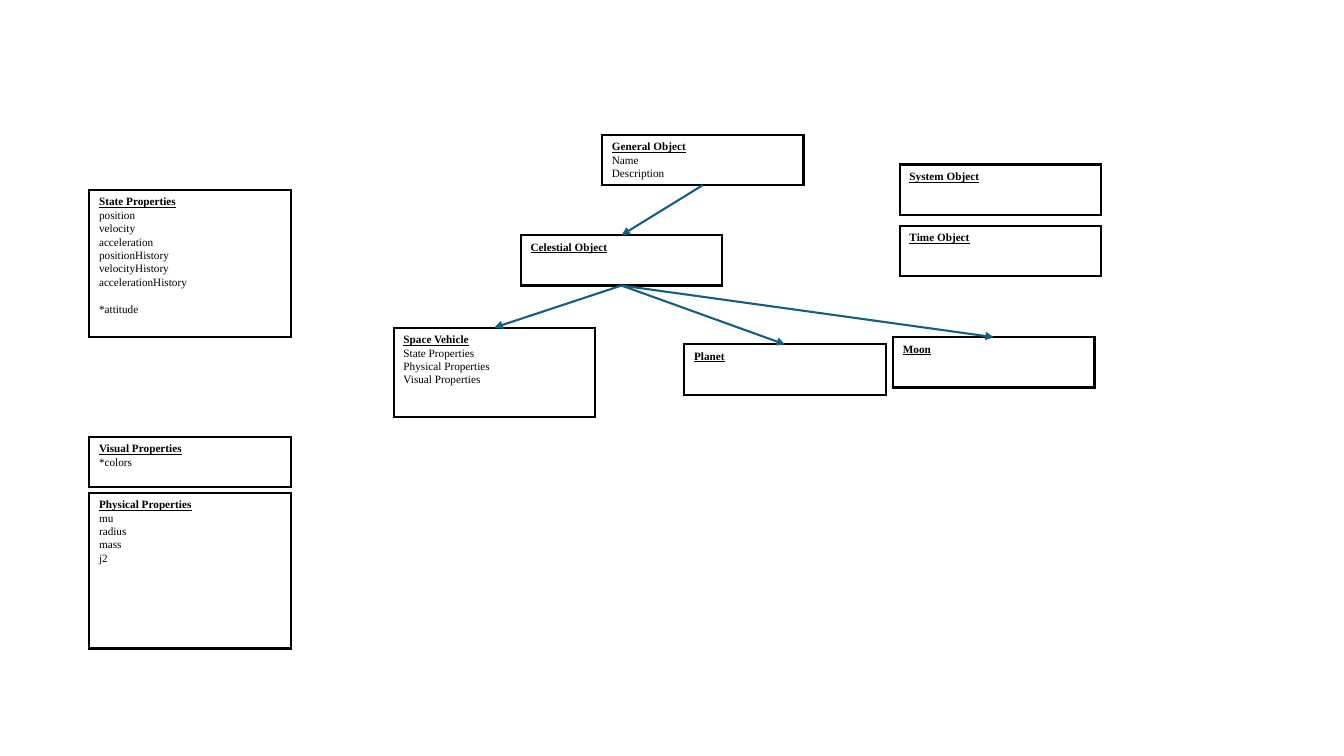
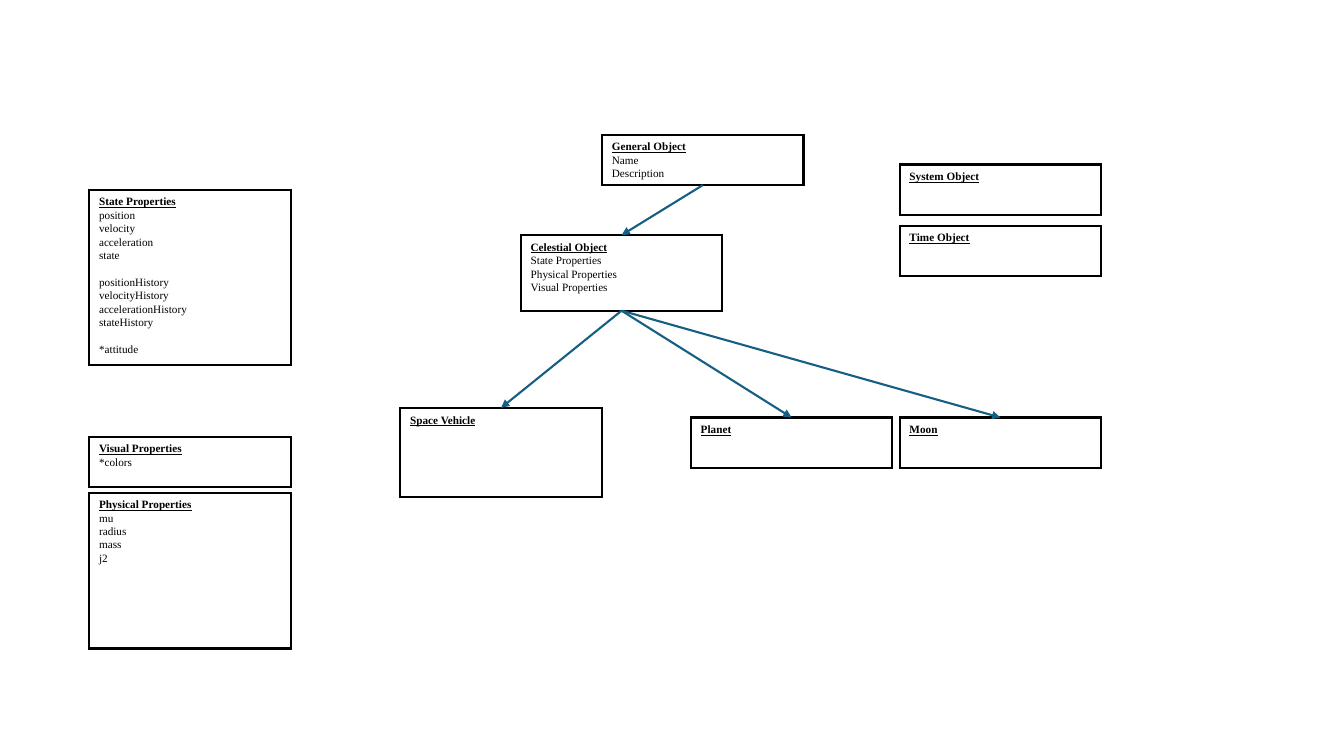
Before and after one commit to BSY0002/Integrated-Masters-Project, a slide deck: slide 2 of Integrated Masters Project.pptx. Drawn at 1344x756 pixels with LibreOffice and Linux fonts; fonts in the diff are those of the drawing. Boxes give left, top, right and bottom in pixels: in the first picture for what was removed or moved away, otherwise in the second. Text is boxed around its words. In the diff, an @@ line names an element or a change of style, - is before the commit and + after.

Commit message:
Refactor force models and dynamics; add new celestial body classes and integrate visual properties; update time module for calculation efficiency; enhance plotting functions for better visualization.

```diff
--- a/Integrated Masters Project.pptx
+++ b/Integrated Masters Project.pptx
@@ rectangle "State Properties" resized from (x1=89, y1=190, x2=290, y2=337) to (x1=89, y1=190, x2=290, y2=365) @@
@@ rectangle "Celestial Object" resized from (x1=521, y1=235, x2=723, y2=285) to (x1=521, y1=235, x2=723, y2=311) @@
@@ text in rectangle at (x1=99, y1=253, x2=120, y2=259): paragraph added @@
+state
@@ text in rectangle at (x1=531, y1=256, x2=616, y2=294): paragraphs added @@
+State Properties
+Physical Properties
+Visual Properties
@@ text in rectangle at (x1=99, y1=318, x2=153, y2=329): paragraph added @@
+stateHistory
@@ arrow moved from (622, 285) - (494, 328) to (622, 311) - (501, 408) @@
@@ arrow moved from (622, 285) - (994, 338) to (622, 311) - (1000, 417) @@
@@ arrow moved from (622, 285) - (785, 345) to (622, 311) - (791, 417) @@
@@ text in rectangle at (x1=403, y1=349, x2=489, y2=386): paragraphs removed @@
-State Properties
-Physical Properties
-Visual Properties
@@ rectangle "Space Vehicle" moved from (x1=393, y1=328, x2=595, y2=417) to (x1=400, y1=408, x2=602, y2=498) @@
@@ rectangle "Planet" moved from (x1=685, y1=345, x2=886, y2=395) to (x1=691, y1=417, x2=892, y2=468) @@
@@ rectangle "Moon" moved from (x1=893, y1=338, x2=1095, y2=388) to (x1=899, y1=417, x2=1101, y2=468) @@
```
Also in this commit, not shown: 3 slides added, 10 other files.
